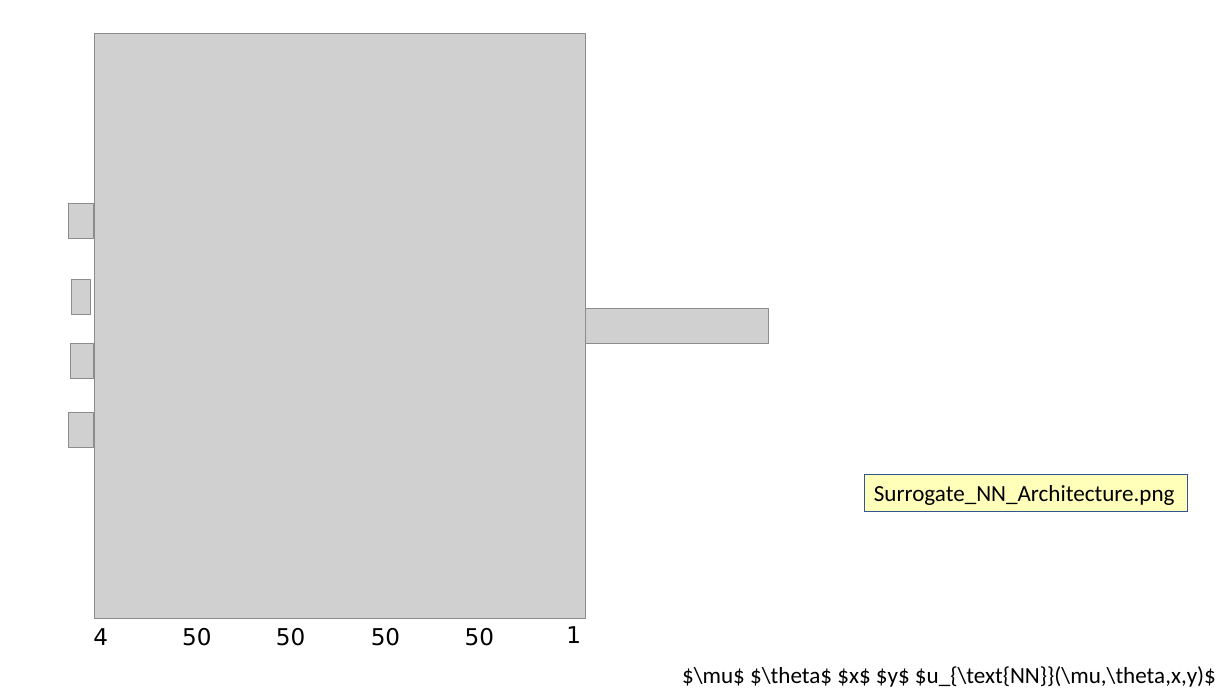
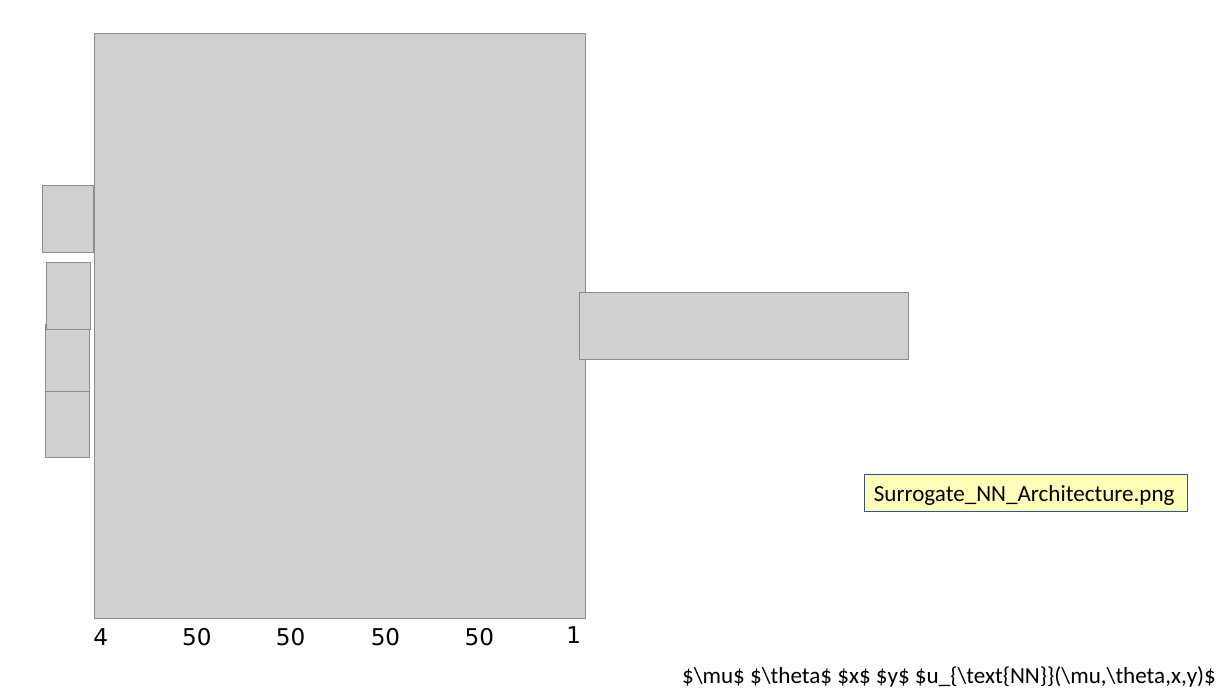
Before and after one commit to AndreBose/MLMCMC_Project, a slide deck: slide 3 of C Presentazioni/3 (10 01) Second Revision/Slides_Comet/Images_for_LaTEX.pptx. Drawn at 1232x693 pixels with LibreOffice and Linux fonts; fonts in the diff are those of the drawing; grey boxes stand for pictures. Boxes give left, top, right and bottom in pixels: in the first picture for what was removed or moved away, otherwise in the second. Text is boxed around its words. In the diff, an @@ line names an element or a change of style, - is before the commit and + after.

```diff
--- a/C Presentazioni/3 (10 01) Second Revision/Slides_Comet/Images_for_LaTEX.pptx
+++ b/C Presentazioni/3 (10 01) Second Revision/Slides_Comet/Images_for_LaTEX.pptx
@@ picture: place and size @@
-picture at bbox=[68, 203, 94, 238]
+picture at bbox=[43, 186, 93, 253]
@@ picture: place and size @@
-picture at bbox=[71, 280, 91, 315]
+picture at bbox=[47, 262, 91, 330]
@@ picture: place and size @@
-picture at bbox=[586, 309, 769, 344]
+picture at bbox=[579, 293, 909, 360]
@@ picture: place and size @@
-picture at bbox=[71, 344, 94, 379]
+picture at bbox=[45, 324, 89, 392]
@@ picture: place and size @@
-picture at bbox=[68, 412, 93, 447]
+picture at bbox=[45, 391, 89, 458]
```
Also in this commit, not shown: 3 other slides changed, 5 other files.
